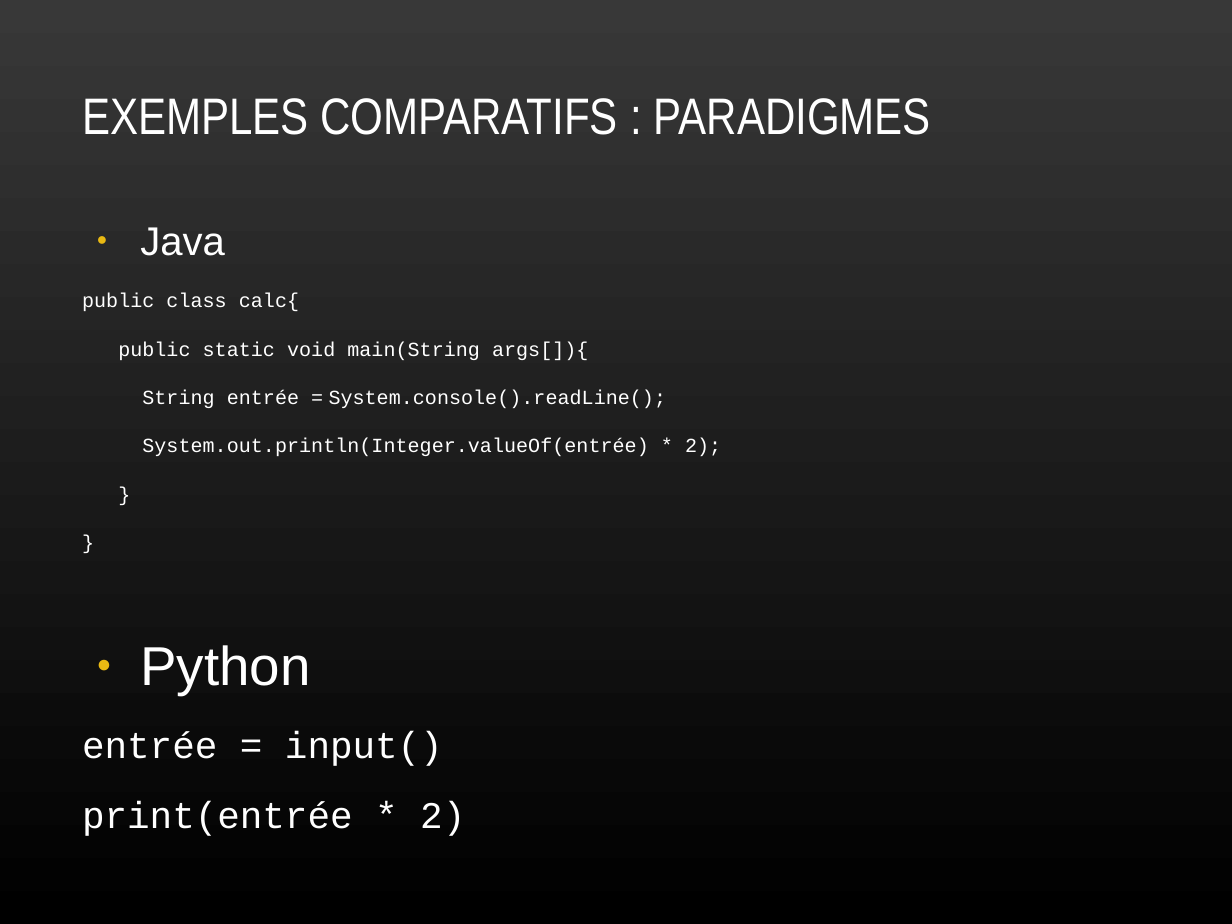
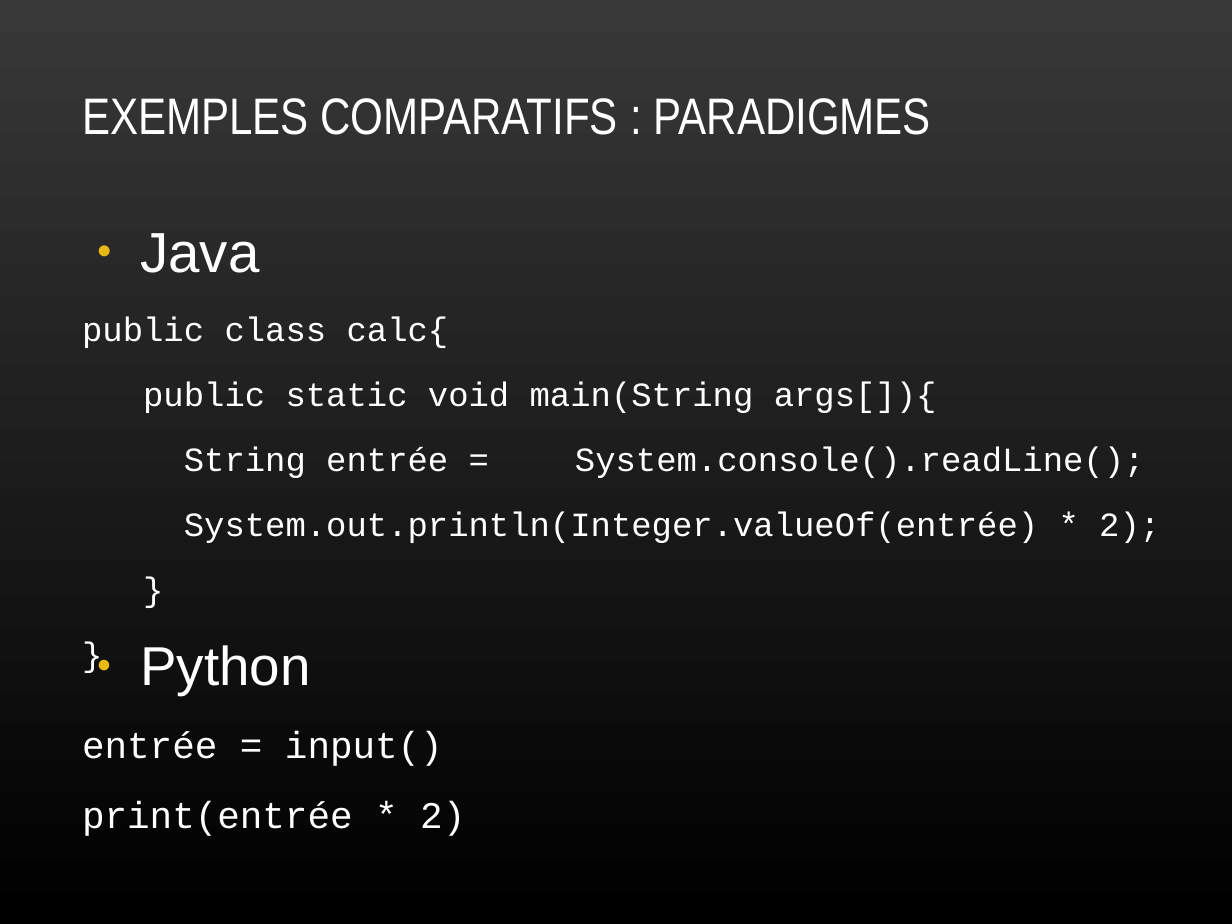
Before and after one commit to plafrance/netacad_python, a slide deck: slide 31 of python.odp (slide 29 before the commit). Drawn at 1232x924 pixels with LibreOffice and Linux fonts; fonts in the diff are those of the drawing. Boxes give left, top, right and bottom in pixels: in the first picture for what was removed or moved away, otherwise in the second. Text is boxed around its words. In the diff, an @@ line names an element or a change of style, - is before the commit and + after.

```diff
--- a/python.odp
+++ b/python.odp
@@ text "Java" at [82,233,1160,543]: size 23.4 to 33 pt in "Java"; size 11.7 to 19.8 pt @@
```
Also in this commit, not shown: 16 other slides changed, 2 slides added.
